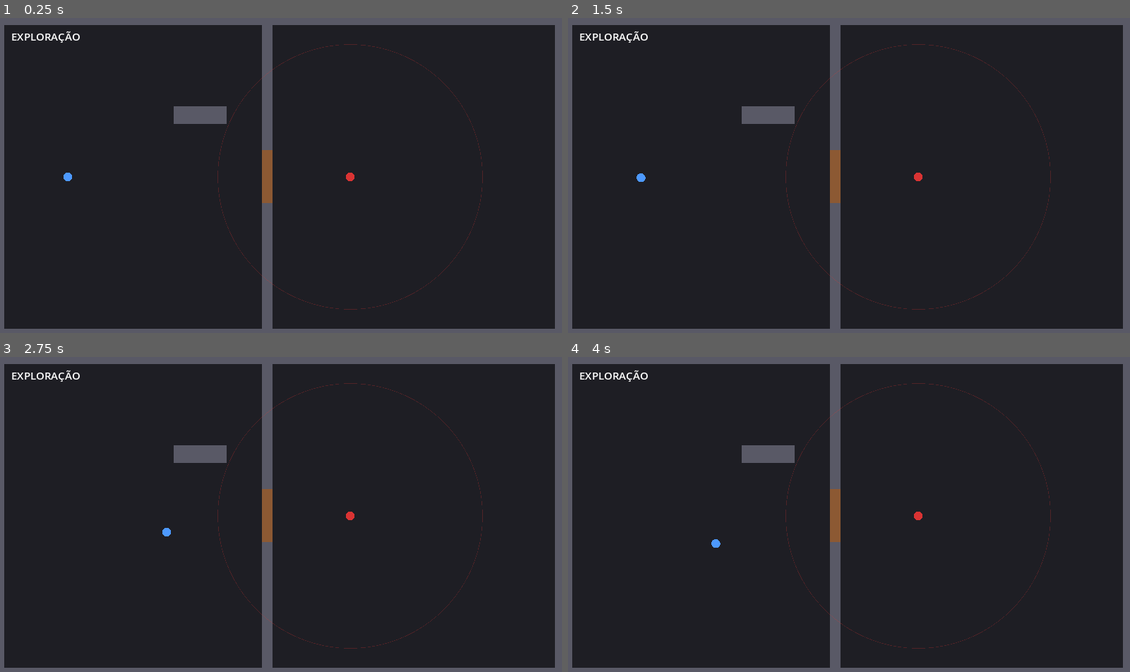
Above: before the commit, frames 1-4 (two rows, left to right).
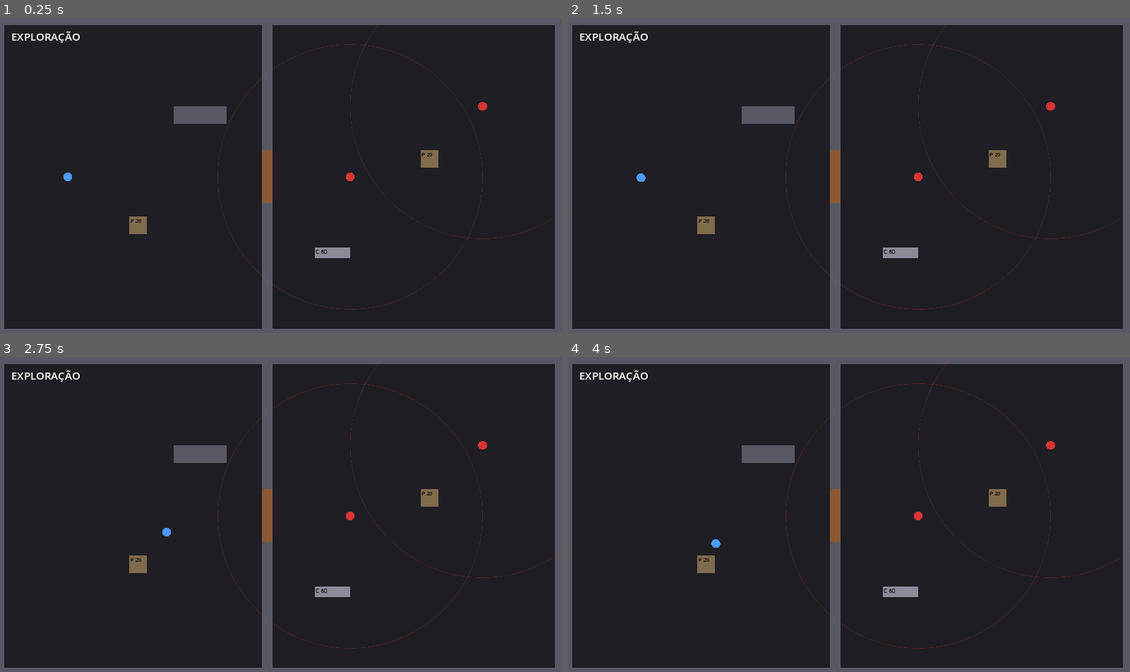
Above: after the commit, the same moments.

Repository: Brombilaa/game
Game: Godot game, scene res://scenes/exploration/test_room.tscn
The game is run twice, just before and just after one commit, with the same random seed, the same clock (stepped at 60 frames per second) and the same inputs.
Inputs (mouse positions are in pixels of both pictures, inside the frame that each line leads up to):
- Up to frame 1 (0.25 s): no input
- Up to frame 2 (1.5 s): tap Enter at 0.5 s; move the mouse to (972, 159) at 0.52 s; hold D 0.53-1.28 s; tap Space at 0.6, 0.77, 1.07, 1.25 s; click (972, 159) at 0.67 s; move the mouse to (736, 191) at 1.27 s; tap R at 1.35 s; click (736, 191) at 1.42 s
- Up to frame 3 (2.75 s): tap Space at 1.52, 1.55, 1.82, 2.1 s; tap Enter at 2 s; move the mouse to (337, 445) at 2.02 s; hold D from 2.03 s (still down); click (337, 445) at 2.17 s
- Up to frame 4 (4 s): tap Space at 2.75, 3.02, 3.05, 3.32, 3.6, 3.77 s; move the mouse to (820, 580) at 2.77 s; tap R at 2.85 s; click (820, 580) at 2.92 s; move the mouse to (1017, 564) at 3.52 s; release D at 3.53 s; click (1017, 564) at 3.67 s

The runs differ from the first frame. In frame 1, 0.7% of the frame differs, in the area x 22-100%, y 0-77%; in frame 2, 0.7%; in frame 3, 0.7%; in frame 4, 0.7%.

Commit message:
Liga o combate por turnos à sala de teste
Detecção monta o encontro com todos os inimigos vivos e ordena a
iniciativa. No turno do agente: clique no chão move gastando PA (com
movimento parcial), clique no inimigo ataca, clique na cobertura mira a
estrutura, Espaço passa e D atrasa. IA provisória dos inimigos ataca ou
se aproxima. Coberturas parcial/completa na sala, prévia de chance e
custo sob o cursor, HUD e áudio ligados aos eventos de turno. Motivos de
rejeição das regras passam a usar os códigos do HUD.

Co-Authored-By: Claude Opus 5.5 <noreply@anthropic.com>
Claude-Session: https://claude.ai/code/session_01EDsCLDfJM952h6N2LAdZpA

Diff:
--- a/data/combat.json
+++ b/data/combat.json
@@ -17,10 +17,12 @@
 	},
 	"weapons": {
 		"pistola": { "pa_cost": 1, "base_chance": 0.70, "effective_range": 250, "max_range": 600, "damage_min": 8, "damage_max": 12 },
+		"revolver": { "pa_cost": 1, "base_chance": 0.60, "effective_range": 200, "max_range": 500, "damage_min": 6, "damage_max": 10 },
 		"garras": { "pa_cost": 1, "base_chance": 0.80, "effective_range": 10, "max_range": 15, "damage_min": 6, "damage_max": 10 }
 	},
 	"units": {
 		"agente": { "side": "player", "pv": 30, "initiative": 12, "precision": 2, "defense": 1, "weapon": "pistola", "radius": 10 },
+		"cultista": { "side": "enemy", "pv": 16, "initiative": 8, "precision": 0, "defense": 0, "weapon": "revolver", "radius": 10 },
 		"criatura": { "side": "enemy", "pv": 20, "initiative": 10, "precision": 1, "defense": 0, "weapon": "garras", "radius": 10 }
 	}
 }
--- a/scripts/core/combat_rules.gd
+++ b/scripts/core/combat_rules.gd
@@ -109,16 +109,17 @@
 	return over / 100.0 * cfg.value("range_falloff_per_100px")
 
 
-# Motivo pelo qual o ataque não pode ser feito, ou "" se pode.
+# Motivo pelo qual o ataque não pode ser feito, ou "" se pode. Os códigos são os
+# mesmos do HUD (HudText.REJECTION_MESSAGES).
 func attack_blocker(attacker: Combatant, target: Combatant, walls: Array[Rect2]) -> String:
 	if not attacker.is_alive() or not target.is_alive():
-		return "unidade fora de combate"
+		return "requirement"
 	if attacker.pa < int(attacker.weapon["pa_cost"]):
-		return "PA insuficientes"
+		return "no_pa"
 	if gap(attacker, target) > float(attacker.weapon["max_range"]):
-		return "fora de alcance"
+		return "out_of_range"
 	if not Pathfinder.has_line_of_sight(attacker.pos, target.pos, walls):
-		return "sem linha de visão"
+		return "no_line_of_sight"
 	return ""
 
 
@@ -160,13 +161,13 @@
 	var result := {"ok": false, "reason": "", "chance": 0.0, "hit": false, "damage": 0, "destroyed": false}
 	var aim := Vector2(clampf(attacker.pos.x, cover.rect.position.x, cover.rect.end.x), clampf(attacker.pos.y, cover.rect.position.y, cover.rect.end.y))
 	if cover.is_destroyed():
-		result.reason = "cobertura já destruída"
+		result.reason = "requirement"
 	elif attacker.pa < int(attacker.weapon["pa_cost"]):
-		result.reason = "PA insuficientes"
+		result.reason = "no_pa"
 	elif maxf(attacker.pos.distance_to(aim) - attacker.radius, 0.0) > float(attacker.weapon["max_range"]):
-		result.reason = "fora de alcance"
+		result.reason = "out_of_range"
 	elif not Pathfinder.has_line_of_sight(attacker.pos, aim, walls):
-		result.reason = "sem linha de visão"
+		result.reason = "no_line_of_sight"
 	if result.reason != "":
 		return result
 	result.ok = true
--- a/scripts/exploration/test_room.gd
+++ b/scripts/exploration/test_room.gd
@@ -1,16 +1,20 @@
 extends Node2D
-# Sala de teste da exploração: clique para mover, uma porta e um inimigo.
+# Sala de teste: exploração com clique para mover, uma porta, inimigos e coberturas.
 # A rota contorna obstáculos via Pathfinder; destino inacessível é ignorado.
 # Inimigo que vê o personagem (alcance + linha de visão) inicia o combate na hora.
-# Combate em si ainda não existe: só o estado COMBAT é ativado e o HUD e o áudio avisam. R reinicia a sala.
-
-enum Mode { EXPLORATION, COMBAT }
+# Combate por turnos (TurnManager + CombatRules): no turno do agente, clique no chão
+# move (gasta PA), clique no inimigo ataca, clique na cobertura mira a estrutura,
+# Espaço passa o turno e D atrasa. R reinicia a sala.
+
+enum Mode { EXPLORATION, COMBAT, GAME_OVER }
+
+signal move_finished
 
 const SPEED := 180.0
-const PLAYER_RADIUS := 10.0
 const STAND_OFFSET := 6.0
-const ENEMY_RADIUS := 10.0
 const PERCEPTION_RANGE := 300.0  # provisório: alcance de percepção está PENDENTE no GDD
+const ENEMY_STEP_SECONDS := 0.4
+const POPUP_SECONDS := 1.2
 
 var walls: Array[Rect2] = [
 	Rect2(0, 0, 1280, 16),
@@ -22,14 +26,30 @@
 	Rect2(400, 200, 120, 40),
 ]
 var door := Rect2(600, 300, 24, 120)
-var enemy_pos := Vector2(800, 360)
-
-var player_pos := Vector2(160, 360)
+# Resistência da estrutura por material (valores provisórios).
+var covers: Array = [
+	Cover.new(Rect2(300, 450, 40, 40), "partial", 20),
+	Cover.new(Rect2(960, 300, 40, 40), "partial", 20),
+	Cover.new(Rect2(720, 520, 80, 24), "full", 60),
+]
+
+var cfg := CombatConfig.load_file()
+var rules := CombatRules.new(cfg)
+var player: Combatant = cfg.make_unit("agente", "Agente", Vector2(160, 360))
+var enemies: Array[Combatant] = [
+	cfg.make_unit("criatura", "Criatura", Vector2(800, 360)),
+	cfg.make_unit("cultista", "Cultista", Vector2(1100, 200)),
+]
+var turns: TurnManager
+
 var path := PackedVector2Array()
+var moving_unit: Combatant = null
 var pending_door := false
 var door_open := false
 var pathfinder := Pathfinder.new()
 var mode := Mode.EXPLORATION
+var busy := false  # animação ou turno inimigo em andamento: entrada do jogador ignorada
+var popups: Array = []  # textos de acerto/erro/dano flutuando sobre as unidades
 var hud := CombatHud.new()
 var audio := AudioDirector.new()
 
@@ -37,6 +57,7 @@
 func _ready() -> void:
 	add_child(hud)
 	add_child(audio)
+	hud.end_turn_requested.connect(_player_pass)
 	audio.play_music("exploration")
 
 
@@ -44,47 +65,89 @@
 	if event is InputEventKey:
 		if event.pressed and event.keycode == KEY_R:
 			get_tree().reload_current_scene()
-		return
-	if mode != Mode.EXPLORATION:
-		return
-	if event is InputEventMouseButton:
-		if event.pressed and event.button_index == MOUSE_BUTTON_LEFT:
+		elif event.pressed and event.keycode == KEY_SPACE:
+			_player_pass()
+		elif event.pressed and event.keycode == KEY_D:
+			_player_delay()
+		return
+	if event is InputEventMouseMotion and mode == Mode.COMBAT:
+		queue_redraw()  # atualiza a prévia de chance/custo sob o cursor
+	if event is InputEventMouseButton and event.pressed and event.button_index == MOUSE_BUTTON_LEFT:
+		if mode == Mode.EXPLORATION:
 			_order_move(get_global_mouse_position())
+		elif mode == Mode.COMBAT:
+			_combat_click(get_global_mouse_position())
 
 
 func _order_move(click: Vector2) -> void:
 	var wants_door := false
 	if not door_open and door.grow(12).has_point(click):
 		# Clique na porta: andar até o lado em que o personagem está e abrir ao chegar.
-		var stand_x := door.position.x - PLAYER_RADIUS - STAND_OFFSET if player_pos.x < door.get_center().x else door.end.x + PLAYER_RADIUS + STAND_OFFSET
+		var stand_x := door.position.x - player.radius - STAND_OFFSET if player.pos.x < door.get_center().x else door.end.x + player.radius + STAND_OFFSET
 		click = Vector2(stand_x, door.get_center().y)
 		wants_door = true
-	var new_path := pathfinder.find_path(player_pos, click, _obstacles(), PLAYER_RADIUS)
+	var new_path := pathfinder.find_path(player.pos, click, _obstacles(player), player.radius)
 	if new_path.is_empty():
 		return  # destino inacessível
 	# Novo destino cancela a interação pendente e recalcula a rota.
 	pending_door = wants_door
+	_start_move(player, new_path)
+
+
+# Paredes, porta fechada, coberturas de pé e as outras unidades vivas.
+func _obstacles(mover: Combatant = null) -> Array[Rect2]:
+	var obstacles := _sight_blockers()
+	for c: Cover in covers:
+		if not c.is_destroyed():
+			obstacles.append(c.rect)
+	for u in _living_units():
+		if u != mover:
+			obstacles.append(Rect2(u.pos - Vector2(u.radius, u.radius), Vector2(u.radius, u.radius) * 2))
+	return obstacles
+
+
+# Bloqueiam linha de visão: paredes e porta fechada. Coberturas não.
+func _sight_blockers() -> Array[Rect2]:
+	var blockers: Array[Rect2] = []
+	blockers.append_array(walls)
+	if not door_open:
+		blockers.append(door)
+	return blockers
+
+
+func _living_units() -> Array[Combatant]:
+	var out: Array[Combatant] = []
+	if player.is_alive():
+		out.append(player)
+	for e in enemies:
+		if e.is_alive():
+			out.append(e)
+	return out
+
+
+func _start_move(unit: Combatant, new_path: PackedVector2Array) -> void:
+	moving_unit = unit
 	path = new_path
 	path.remove_at(0)
 
 
-func _obstacles() -> Array[Rect2]:
-	var obstacles: Array[Rect2] = []
-	obstacles.append_array(walls)
-	if not door_open:
-		obstacles.append(door)
-	return obstacles
-
-
 func _process(delta: float) -> void:
+	if not popups.is_empty():
+		for p in popups:
+			p.time -= delta
+		popups = popups.filter(func(p: Dictionary) -> bool: return p.time > 0.0)
+		queue_redraw()
+	if moving_unit and not path.is_empty():
+		moving_unit.pos = moving_unit.pos.move_toward(path[0], SPEED * delta)
+		if moving_unit.pos.is_equal_approx(path[0]):
+			path.remove_at(0)
+		if path.is_empty():
+			moving_unit = null
+			move_finished.emit()
+		queue_redraw()
 	if mode != Mode.EXPLORATION:
 		return
-	if not path.is_empty():
-		player_pos = player_pos.move_toward(path[0], SPEED * delta)
-		if player_pos.is_equal_approx(path[0]):
-			path.remove_at(0)
-		queue_redraw()
-	elif pending_door:
+	if path.is_empty() and pending_door:
 		pending_door = false
 		door_open = true
 		audio.play_sfx("door_open")
@@ -95,19 +158,198 @@
 # Inimigo detecta o personagem se ele estiver no alcance e com linha de visão livre
 # (parede e porta fechada bloqueiam). Detecção inicia o combate imediatamente.
 func _check_detection() -> void:
-	if enemy_pos.distance_to(player_pos) > PERCEPTION_RANGE:
-		return
-	if not Pathfinder.has_line_of_sight(enemy_pos, player_pos, _obstacles()):
-		return
+	for e in enemies:
+		if not e.is_alive() or e.pos.distance_to(player.pos) > PERCEPTION_RANGE:
+			continue
+		if Pathfinder.has_line_of_sight(e.pos, player.pos, _sight_blockers()):
+			_start_combat()
+			return
+
+
+# Monta os participantes (todos os inimigos vivos da sala) e ordena a iniciativa.
+func _start_combat() -> void:
 	mode = Mode.COMBAT
 	path = PackedVector2Array()
+	moving_unit = null
 	pending_door = false
 	hud.on_combat_started()
 	audio.on_combat_started()
-	queue_redraw()
+	turns = TurnManager.new(int(cfg.value("pa_per_turn")))
+	turns.turn_started.connect(_on_turn_started)
+	turns.turn_ended.connect(func(_u: Combatant) -> void: hud.on_turn_ended())
+	turns.combat_ended.connect(_on_combat_ended)
+	var units: Array[Combatant] = [player]
+	for e in enemies:
+		if e.is_alive():
+			units.append(e)
+	turns.start(units)
+	queue_redraw()
+
+
+func _on_turn_started(unit: Combatant) -> void:
+	queue_redraw()
+	if unit.side == Combatant.Side.PLAYER:
+		hud.on_turn_started(unit.name, unit.pa, turns.pa_per_turn)
+		audio.play_sfx("turn_start")
+	else:
+		_run_enemy_turn.call_deferred(unit)
+
+
+func _on_combat_ended(result: TurnManager.Result) -> void:
+	hud.on_turn_ended()
+	audio.on_combat_ended()
+	if result == TurnManager.Result.VICTORY:
+		mode = Mode.EXPLORATION
+		hud.on_combat_ended()
+	else:
+		mode = Mode.GAME_OVER
+		hud.show_notice("Game Over")
+	queue_redraw()
+
+
+# --- Turno do jogador --------------------------------------------------------
+
+func _player_ready() -> bool:
+	return mode == Mode.COMBAT and not busy and turns.is_turn_of(player)
+
+
+func _combat_click(click: Vector2) -> void:
+	if not _player_ready():
+		return
+	var target := _enemy_at(click)
+	if target:
+		_show_attack(player, target, rules.attack(player, target, _sight_blockers(), covers))
+		_after_player_action()
+		return
+	var cover := _cover_at(click)
+	if cover:
+		var r := rules.attack_cover(player, cover, _sight_blockers())
+		if not r.ok:
+			_reject(r.reason)
+		else:
+			var center := cover.rect.get_center()
+			_popup(center, ("-%d" % r.damage if r.hit else "Errou") + (" DESTRUÍDA" if r.destroyed else ""))
+		_after_player_action()
+		return
+	await _player_move(click)
+
+
+func _player_move(click: Vector2) -> void:
+	var full := pathfinder.find_path(player.pos, click, _obstacles(player), player.radius)
+	if full.is_empty():
+		return  # destino inacessível
+	var plan := rules.plan_move(full, player.pa)
+	if plan.cost == 0:
+		return
+	if plan.cost > player.pa or not turns.spend(player, plan.cost):
+		_reject("no_pa")
+		return
+	hud.on_pa_changed(player.pa, turns.pa_per_turn)
+	busy = true
+	_start_move(player, plan.path)
+	await move_finished
+	busy = false
+	_after_player_action()
+
+
+func _after_player_action() -> void:
+	if turns.is_turn_of(player):
+		hud.on_pa_changed(player.pa, turns.pa_per_turn)
+	turns.action_done()
+	queue_redraw()
+
+
+func _player_pass() -> void:
+	if _player_ready():
+		turns.pass_turn()
+
+
+func _player_delay() -> void:
+	if not _player_ready():
+		return
+	if not turns.delay():
+		_reject("requirement")
+	else:
+		hud.show_notice("Atrasou")
+
+
+func _reject(reason: String) -> void:
+	hud.on_action_rejected(reason)
+	audio.play_sfx("action_rejected")
+
+
+func _enemy_at(p: Vector2) -> Combatant:
+	for e in enemies:
+		if e.is_alive() and e.pos.distance_to(p) <= e.radius + 4.0:
+			return e
+	return null
+
+
+func _cover_at(p: Vector2) -> Cover:
+	for c: Cover in covers:
+		if not c.is_destroyed() and c.rect.has_point(p):
+			return c
+	return null
+
+
+# --- Turno do inimigo --------------------------------------------------------
+# IA provisória: ataca enquanto puder; se não puder, anda em direção ao agente até
+# ficar a meio alcance da arma e tenta de novo. Comportamento por inimigo é PENDENTE.
+
+func _run_enemy_turn(unit: Combatant) -> void:
+	busy = true
+	while mode == Mode.COMBAT and turns.is_turn_of(unit):
+		await get_tree().create_timer(ENEMY_STEP_SECONDS).timeout
+		if not turns.is_turn_of(unit):
+			break
+		if rules.attack_blocker(unit, player, _sight_blockers()) == "":
+			_show_attack(unit, player, rules.attack(unit, player, _sight_blockers(), covers))
+			turns.action_done()
+			continue
+		if not await _enemy_advance(unit):
+			turns.end_turn()
+	busy = false
+	queue_redraw()
+
+
+# Retorna false se não houver como se aproximar.
+func _enemy_advance(unit: Combatant) -> bool:
+	var stand := player.pos.move_toward(unit.pos, player.radius + unit.radius + 2.0 + float(unit.weapon["max_range"]) * 0.5)
+	var full := pathfinder.find_path(unit.pos, stand, _obstacles(unit), unit.radius)
+	if full.size() < 2:
+		return false
+	var plan := rules.plan_move(full, unit.pa)
+	if plan.cost == 0 or not turns.spend(unit, plan.cost):
+		return false
+	_start_move(unit, plan.path)
+	await move_finished
+	turns.action_done()
+	return true
+
+
+# --- Feedback ----------------------------------------------------------------
+
+func _show_attack(attacker: Combatant, target: Combatant, r: Dictionary) -> void:
+	if not r.ok:
+		_reject(r.reason)
+		return
+	var text := "Errou"
+	if r.blocked:
+		text = "Bloqueado"
+	elif r.hit:
+		text = ("-%d CRÍTICO" if r.crit else "-%d") % r.damage
+	_popup(target.pos, text)
+	if not target.is_alive():
+		_popup(target.pos + Vector2(0, 18), "Abatido" if target.side == Combatant.Side.ENEMY else "Caiu")
+	queue_redraw()
+
+
+func _popup(at: Vector2, text: String) -> void:
+	popups.append({"pos": at + Vector2(-20, -24 - 16 * popups.size()), "text": text, "time": POPUP_SECONDS})
 
 
 func _draw() -> void:
+	var font := ThemeDB.fallback_font
 	draw_rect(Rect2(0, 0, 1280, 720), Color(0.12, 0.12, 0.14))
 	for w in walls:
 		draw_rect(w, Color(0.35, 0.35, 0.4))
@@ -115,8 +357,62 @@
 		draw_rect(door, Color(0.4, 0.6, 0.4, 0.5))
 	else:
 		draw_rect(door, Color(0.55, 0.35, 0.2))
-	draw_arc(enemy_pos, PERCEPTION_RANGE, 0.0, TAU, 96, Color(0.9, 0.2, 0.2, 0.25), 1.0)
-	draw_circle(enemy_pos, ENEMY_RADIUS, Color(0.85, 0.2, 0.2))
-	draw_circle(player_pos, PLAYER_RADIUS, Color(0.3, 0.6, 1.0))
+	for c: Cover in covers:
+		if c.is_destroyed():
+			draw_rect(c.rect, Color(0.4, 0.35, 0.3, 0.25), false, 1.0)
+			continue
+		draw_rect(c.rect, Color(0.5, 0.42, 0.3) if c.kind == "partial" else Color(0.55, 0.55, 0.6))
+		draw_string(font, c.rect.position + Vector2(2, 14), "%s %d" % ["P" if c.kind == "partial" else "C", c.hp], HORIZONTAL_ALIGNMENT_LEFT, -1, 12, Color.BLACK)
+	for e in enemies:
+		if not e.is_alive():
+			continue
+		if mode == Mode.EXPLORATION:
+			draw_arc(e.pos, PERCEPTION_RANGE, 0.0, TAU, 96, Color(0.9, 0.2, 0.2, 0.25), 1.0)
+		_draw_unit(e, Color(0.85, 0.2, 0.2))
+	if player.is_alive():
+		_draw_unit(player, Color(0.3, 0.6, 1.0))
 	if mode == Mode.COMBAT:
-		draw_string(ThemeDB.fallback_font, Vector2(32, 690), "R reinicia", HORIZONTAL_ALIGNMENT_LEFT, -1, 18, Color(1, 1, 1, 0.6))
+		_draw_preview(font)
+		draw_string(font, Vector2(32, 690), "Rodada %d  |  Espaço passa, D atrasa, R reinicia" % turns.round_number, HORIZONTAL_ALIGNMENT_LEFT, -1, 18, Color(1, 1, 1, 0.6))
+	elif mode == Mode.GAME_OVER:
+		draw_string(font, Vector2(32, 690), "Game Over (R reinicia)", HORIZONTAL_ALIGNMENT_LEFT, -1, 18, Color(1, 0.5, 0.5))
+	for p in popups:
+		draw_string(font, p.pos, p.text, HORIZONTAL_ALIGNMENT_LEFT, -1, 18, Color(1, 1, 0.7, clampf(p.time / POPUP_SECONDS * 2.0, 0.0, 1.0)))
+
+
+func _draw_unit(u: Combatant, color: Color) -> void:
+	if turns and u == turns.current:
+		draw_arc(u.pos, u.radius + 5, 0.0, TAU, 32, Color(1, 0.85, 0.3), 2.0)
+	draw_circle(u.pos, u.radius, color)
+	if mode != Mode.EXPLORATION:
+		var bar := Rect2(u.pos + Vector2(-14, -u.radius - 9), Vector2(28, 4))
+		draw_rect(bar, Color(0.2, 0.2, 0.2))
+		draw_rect(Rect2(bar.position, Vector2(bar.size.x * float(u.pv) / u.max_pv, bar.size.y)), Color(0.3, 0.85, 0.35))
+
+
+# Prévia sob o cursor no turno do agente: chance de acerto no inimigo ou custo do movimento.
+func _draw_preview(font: Font) -> void:
+	if not _player_ready():
+		return
+	var mouse := get_global_mouse_position()
+	var target := _enemy_at(mouse)
+	var text := ""
+	if target:
+		var blocker := rules.attack_blocker(player, target, _sight_blockers())
+		if blocker != "":
+			text = HudText.rejection_message(blocker)
+		else:
+			text = "%d%%" % roundi(rules.hit_chance(player, target) * 100.0)
+			var c := rules.cover_between(player.pos, target, covers)
+			if c:
+				text += " (cobertura %s)" % ("parcial" if c.kind == "partial" else "completa")
+		draw_line(player.pos, target.pos, Color(1, 1, 1, 0.3), 1.0)
+	elif _cover_at(mouse) == null:
+		var route := pathfinder.find_path(player.pos, mouse, _obstacles(player), player.radius)
+		if route.is_empty():
+			text = "Inacessível"
+		else:
+			var cost := rules.move_cost(CombatRules.path_length(route))
+			text = "%d PA" % cost if cost <= player.pa else "%d PA (parcial)" % player.pa
+	if text != "":
+		draw_string(font, mouse + Vector2(14, -8), text, HORIZONTAL_ALIGNMENT_LEFT, -1, 16, Color.WHITE)
--- a/tests/test_combat.gd
+++ b/tests/test_combat.gd
@@ -131,14 +131,14 @@
 	var a := _unit("agente", "A", 1, Vector2(0, 0))
 	var e := _unit("criatura", "E", 1, Vector2(400, 0))
 	a.pa = 3
-	_check(rules.attack(a, e, walls, []).reason == "sem linha de visão", "parede bloqueia o ataque")
+	_check(rules.attack(a, e, walls, []).reason == "no_line_of_sight", "parede bloqueia o ataque")
 	_check(a.pa == 3, "ataque recusado não gasta PA")
 	e.pos = Vector2(100, 0)
 	a.pa = 0
-	_check(rules.attack(a, e, walls, []).reason == "PA insuficientes", "sem PA não ataca")
+	_check(rules.attack(a, e, walls, []).reason == "no_pa", "sem PA não ataca")
 	var claw := _unit("criatura", "C", 1, Vector2(100, 0))
 	claw.pa = 3
-	_check(rules.attack(claw, a, [] as Array[Rect2], []).reason == "fora de alcance", "corpo a corpo exige estar perto")
+	_check(rules.attack(claw, a, [] as Array[Rect2], []).reason == "out_of_range", "corpo a corpo exige estar perto")
 
 	var hits := 0
 	var damage_ok := true
--- /dev/null
+++ b/tests/test_combat_room.gd
@@ -0,0 +1,78 @@
+extends SceneTree
+# Teste headless da sala de teste em combate: detecção, turnos, ataque e fim do combate.
+# Rodar com:
+#   godot --headless --path . -s tests/test_combat_room.gd
+
+var failures := 0
+
+
+func _initialize() -> void:
+	_run()
+
+
+func _run() -> void:
+	var room = load("res://scenes/exploration/test_room.tscn").instantiate()
+	room.rules.rng.seed = 3
+	root.add_child(room)
+	await process_frame
+
+	# Porta aberta e agente à vista da criatura: o combate começa na hora.
+	room.door_open = true
+	room.player.pos = Vector2(650, 360)
+	await process_frame
+	_check(room.mode == room.Mode.COMBAT, "detecção inicia o combate")
+	_check(room.turns.order.size() == 3, "todos os inimigos vivos entram no combate")
+	_check(room.turns.current == room.player and room.player.pa == 3, "agente tem a maior iniciativa e 3 PA")
+
+	# Ataque fora do turno do inimigo: clique em lugar nenhum não gasta PA.
+	room._combat_click(Vector2(-50, -50))
+	_check(room.player.pa == 3, "clique em destino inacessível não gasta PA")
+
+	# Atacar a criatura gasta 1 PA.
+	var criatura: Combatant = room.enemies[0]
+	room._combat_click(criatura.pos)
+	_check(room.player.pa == 2, "ataque gasta o PA da arma")
+
+	# Mover gasta PA proporcional e anda até o fim da rota.
+	room._combat_click(room.player.pos + Vector2(0, -100))
+	await _wait(func() -> bool: return not room.busy, 5.0)
+	_check(room.player.pa == 1 and room.player.pos.is_equal_approx(Vector2(650, 260)), "movimento gasta 1 PA e chega ao destino")
+
+	# Passar: os inimigos jogam e a vez volta ao agente na rodada 2.
+	room._player_pass()
+	await _wait(func() -> bool: return room.mode != room.Mode.COMBAT or (room.turns.current == room.player and not room.busy), 20.0)
+	_check(room.mode != room.Mode.COMBAT or room.turns.round_number == 2, "inimigos agem e a rodada avança")
+
+	# Derrubar todos os inimigos encerra o combate e volta à exploração.
+	if room.mode == room.Mode.COMBAT:
+		for e in room.enemies:
+			e.pv = 1
+		room.player.precision = 100
+		var guard := 0
+		while room.mode == room.Mode.COMBAT and guard < 200:
+			guard += 1
+			if room.turns.is_turn_of(room.player) and not room.busy:
+				var alive: Array = room.enemies.filter(func(e: Combatant) -> bool: return e.is_alive())
+				room.player.pos = alive[0].pos + Vector2(-25, 0)  # encosta no alvo para garantir alcance
+				room._combat_click(alive[0].pos)
+			await process_frame
+	_check(room.mode == room.Mode.EXPLORATION, "sem inimigos vivos, volta à exploração")
+	_check(room.turns.result == TurnManager.Result.VICTORY, "resultado é vitória")
+
+	print("Falhas: %d" % failures)
+	quit(1 if failures > 0 else 0)
+
+
+func _wait(cond: Callable, seconds: float) -> void:
+	var t := 0.0
+	while not cond.call() and t < seconds:
+		await process_frame
+		t += 1.0 / 60.0
+
+
+func _check(ok: bool, name: String) -> void:
+	if ok:
+		print("ok   - ", name)
+	else:
+		failures += 1
+		print("FAIL - ", name)
